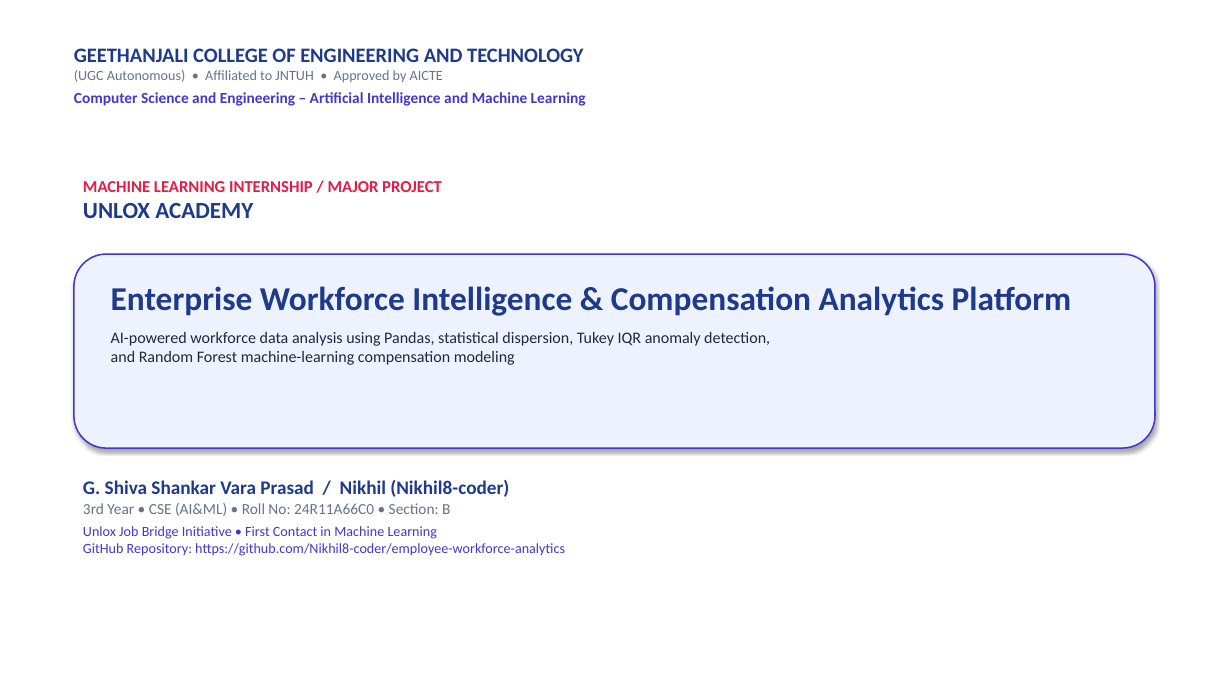
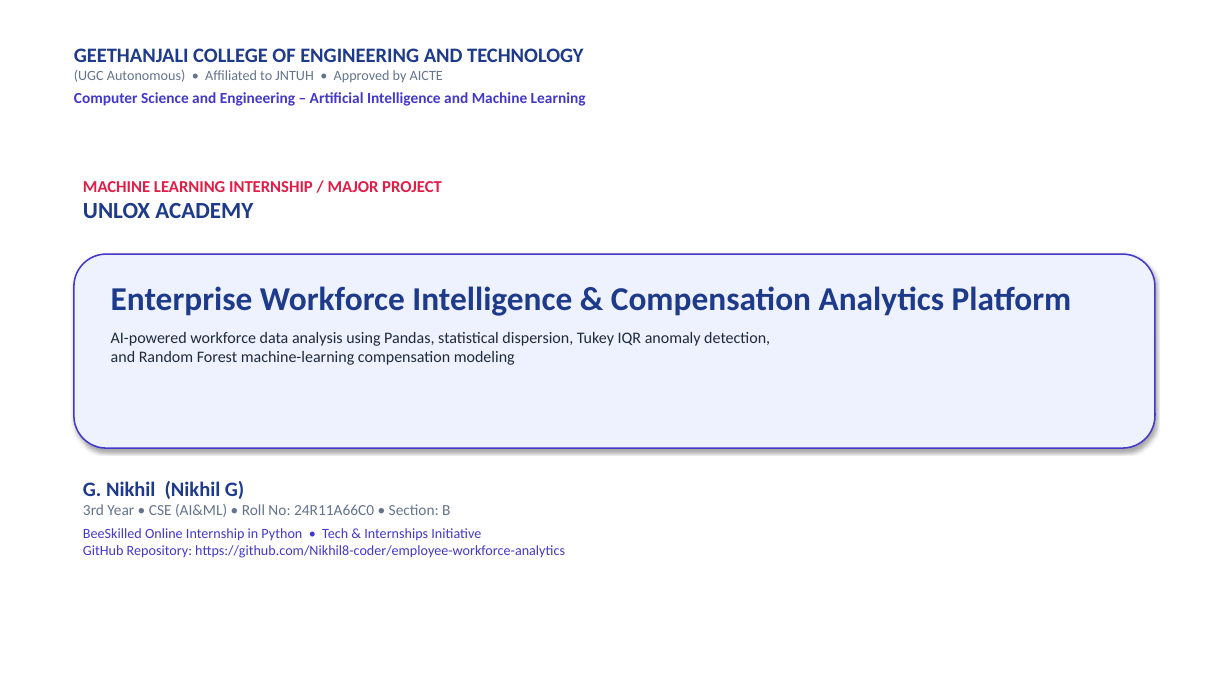
Before and after one commit to Nikhil8-coder/employee-workforce-analytics, a slide deck: slide 1 of GCET_Workforce_Analytics_Presentation.pptx. Drawn at 1232x693 pixels with LibreOffice and Linux fonts; fonts in the diff are those of the drawing. Boxes give left, top, right and bottom in pixels: in the first picture for what was removed or moved away, otherwise in the second. Text is boxed around its words. In the diff, an @@ line names an element or a change of style, - is before the commit and + after.

Commit message:
Add official G. Nikhil PBL Internship Report .docx and updated presentation with BeeSkilled certificate

```diff
--- a/GCET_Workforce_Analytics_Presentation.pptx
+++ b/GCET_Workforce_Analytics_Presentation.pptx
@@ text at [83,481,244,499]: text changed; size 15 to 16 pt @@
-G. Shiva Shankar Vara Prasad / Nikhil (Nikhil8-coder)
+G. Nikhil (Nikhil G)
@@ text at [83,528,565,558]: text changed @@
-Unlox Job Bridge Initiative • First Contact in Machine Learning
-GitHub Repository: https://github.com/Nikhil8-coder/employee-workforce-analytics
+BeeSkilled Online Internship in Python • Tech & Internships Initiative
+GitHub Repository: https://github.com/Nikhil8-coder/employee-workforce-analytics
```
Also in this commit, not shown: 3 other slides changed, 4 other files.
